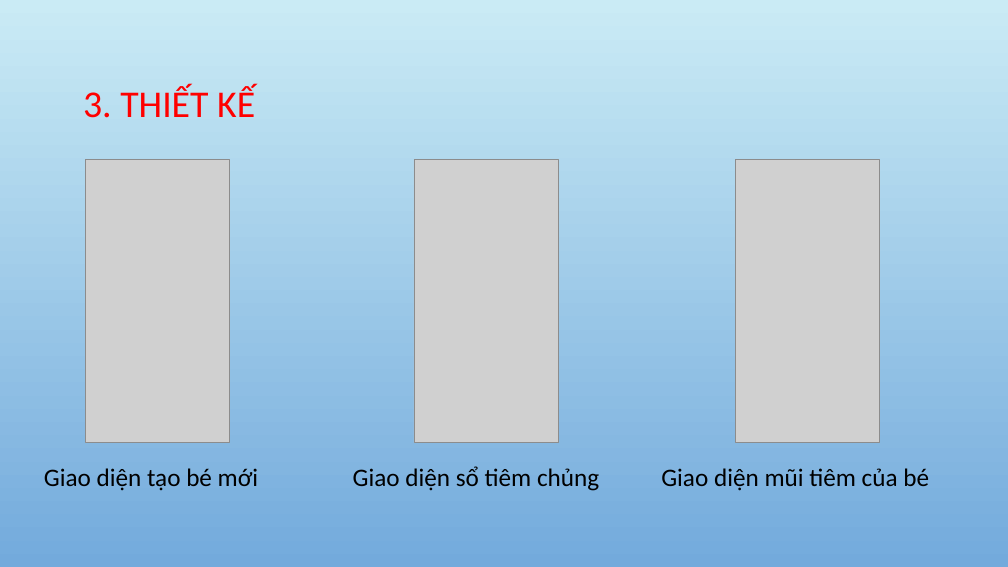
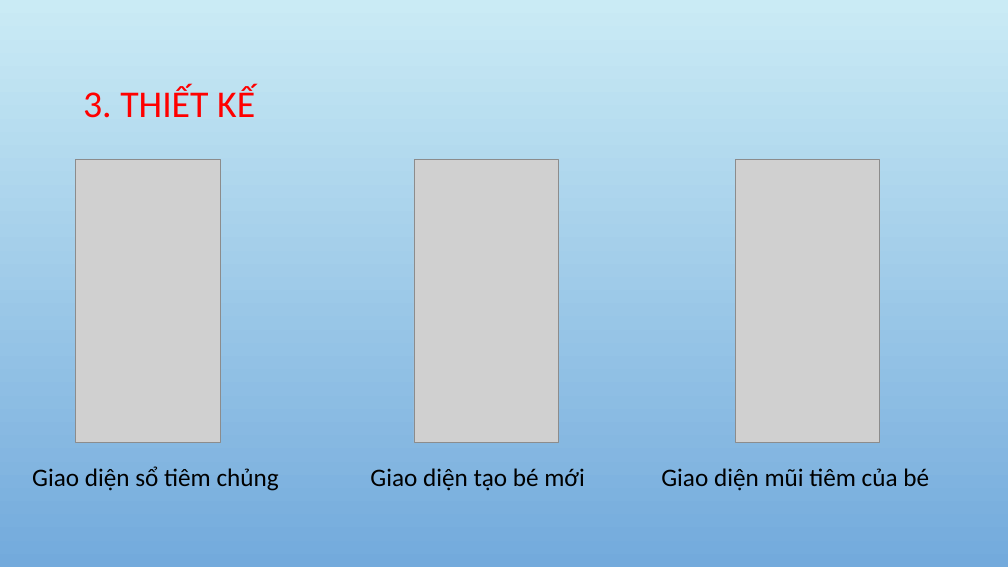
Before and after one commit to tuongthanh98/GraduationThsis, a slide deck: slide 17 of GraduationThsis_powpoint.pptx (slide 16 before the commit). Drawn at 1008x567 pixels with LibreOffice and Linux fonts; fonts in the diff are those of the drawing; grey boxes stand for pictures; background and template pictures are left out. Boxes give left, top, right and bottom in pixels: in the first picture for what was removed or moved away, otherwise in the second. Text is boxed around its words. In the diff, an @@ line names an element or a change of style, - is before the commit and + after.

```diff
--- a/GraduationThsis_powpoint.pptx
+++ b/GraduationThsis_powpoint.pptx
@@ picture: place and size @@
-picture at (85,160,230,442)
+picture at (76,160,220,442)
@@ text "Giao diện sổ tiêm chủng": place and size @@
-text "Giao diện sổ tiêm chủng" at (353,466,599,491)
+text "Giao diện sổ tiêm chủng" at (32,466,279,491)
@@ text "Giao diện tạo bé mới": place and size @@
-text "Giao diện tạo bé mới" at (44,468,258,491)
+text "Giao diện tạo bé mới" at (370,468,584,491)
```
Also in this commit, not shown: 1 other slide changed, 1 slide added, 2 other files.
